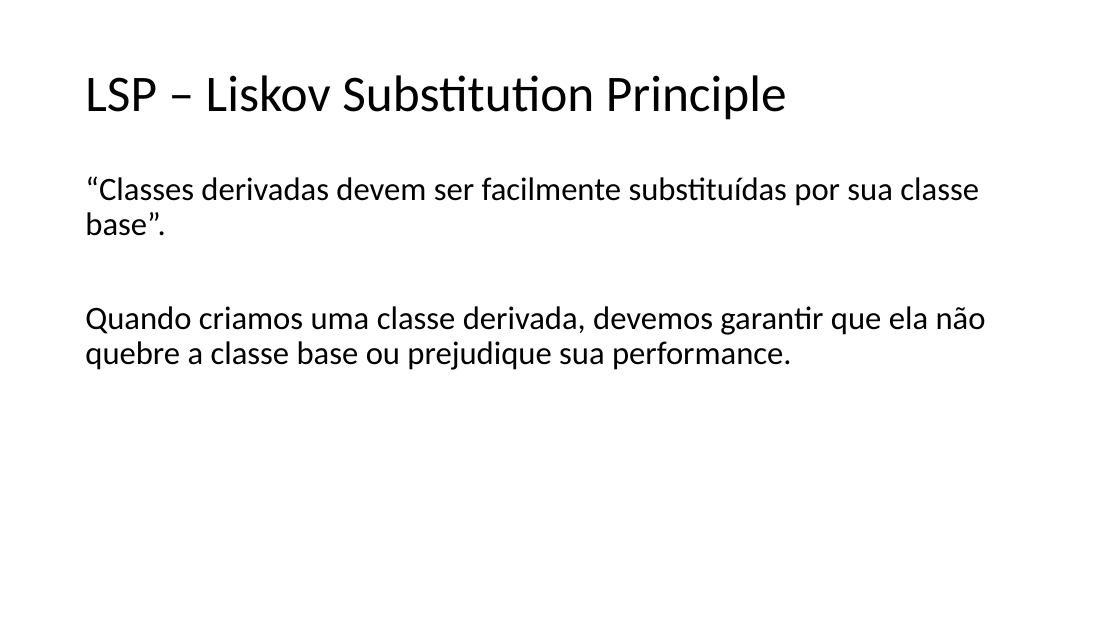
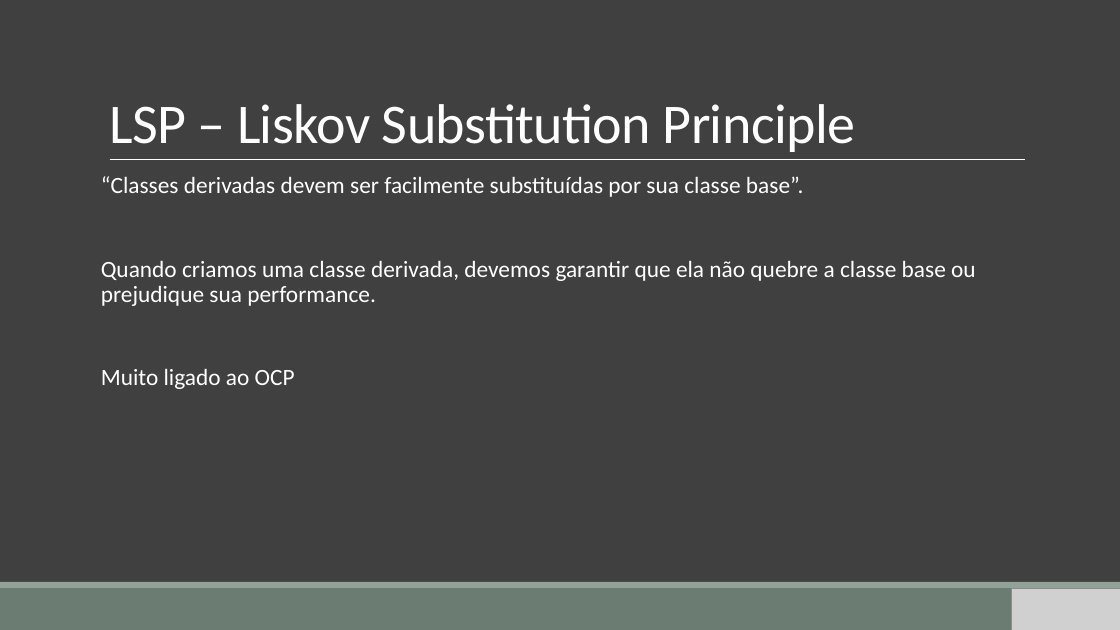
Before and after one commit to gemvane/Palestra-Solid, a slide deck: slide 22 of SOLID.pptx (slide 16 before the commit). Drawn at 1120x630 pixels with LibreOffice and Linux fonts; fonts in the diff are those of the drawing; grey boxes stand for pictures. Boxes give left, top, right and bottom in pixels: in the first picture for what was removed or moved away, otherwise in the second. Text is boxed around its words. In the diff, an @@ line names an element or a change of style, - is before the commit and + after.

Commit message:
Update: Atualização de Layout

```diff
--- a/SOLID.pptx
+++ b/SOLID.pptx
@@ background #FFFFFF to #404040 @@
@@ title "LSP – Liskov Substitution Principle" moved from (x1=85, y1=75, x2=787, y2=120) to (x1=109, y1=104, x2=856, y2=152) @@
@@ title "LSP – Liskov Substitution Principle" at (x1=109, y1=104, x2=856, y2=152): size 44 to 48 pt, text colour #000000 to #FFFFFF, letter spacing 0 to -0.5 pt; line spacing 0.9 to 0.85; vertical alignment middle to bottom @@
@@ text at (x1=101, y1=176, x2=976, y2=306): size 28 to 20 pt, text colour #000000 to #FFFFFF; more space between paragraphs @@
@@ text "“Classes derivadas devem ser facilmente ..." moved from (x1=85, y1=176, x2=986, y2=370) to (x1=101, y1=176, x2=976, y2=389) @@
@@ line added from (110, 160) to (1026, 160), #FFFFFF 0.5 pt @@
@@ text at (x1=101, y1=369, x2=295, y2=389): paragraph added @@
+Muito ligado ao OCP
@@ rectangle added at (x1=0, y1=588, x2=1120, y2=630), fill #6B7D72 @@
@@ rectangle added at (x1=0, y1=582, x2=1120, y2=588), fill #93A299 @@
@@ picture added at (x1=1012, y1=588, x2=1120, y2=630) @@
```
Also in this commit, not shown: 24 other slides changed, 22 slides added, 3 slides removed.
